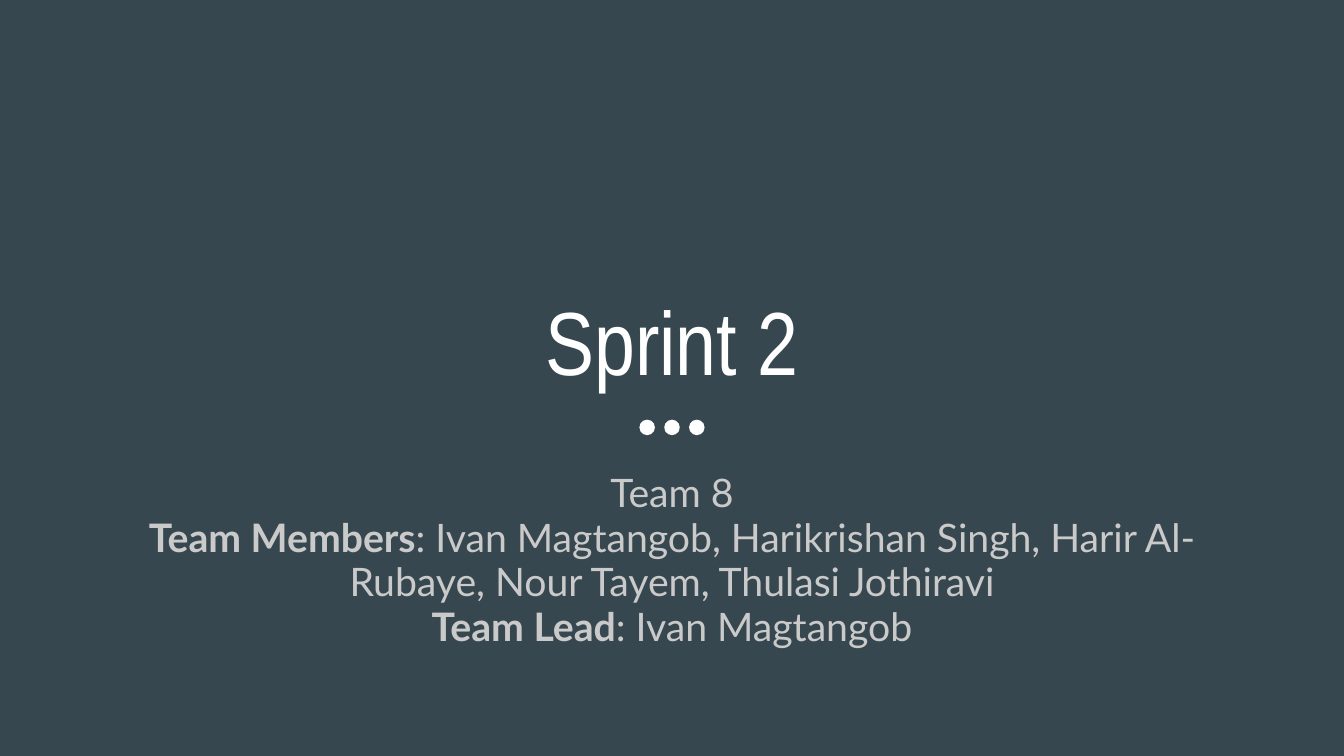
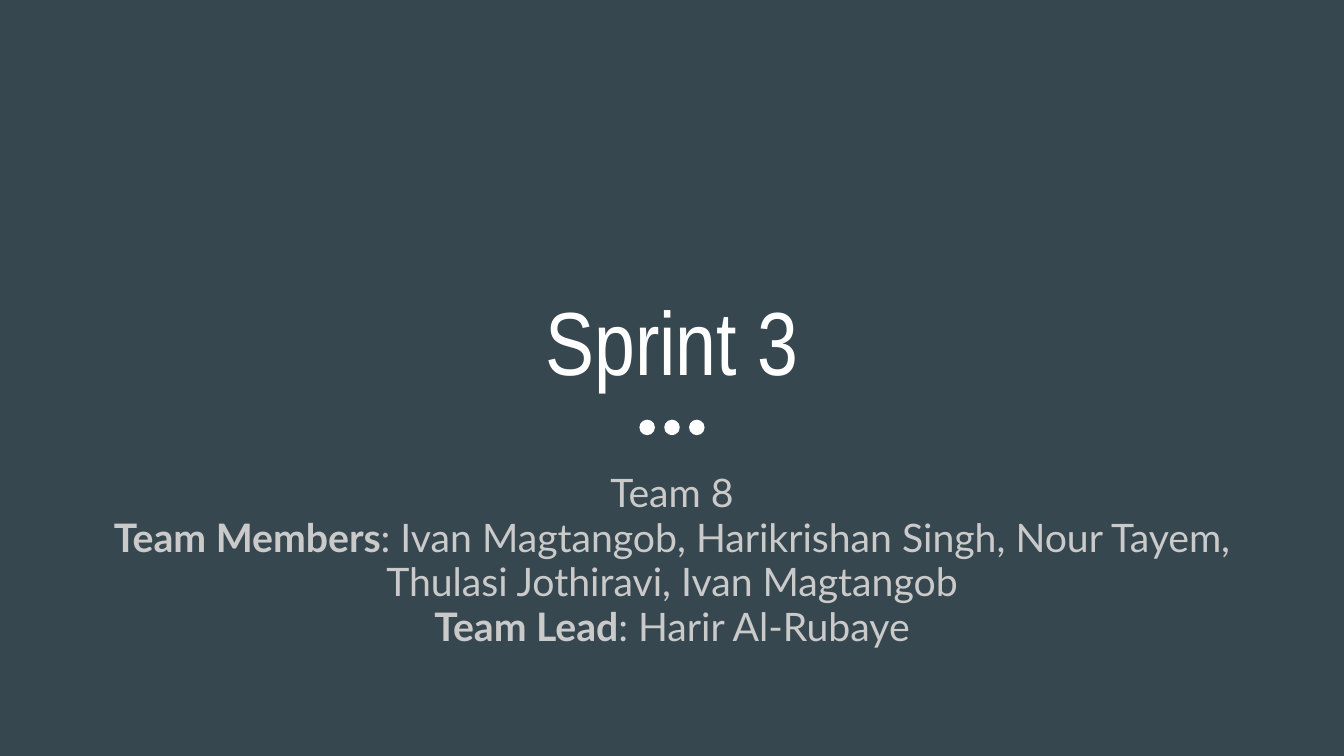
Before and after one commit to rehan-code/Game-Library-Web-App, a slide deck: slide 1 of CIS4250_Retrospective.pptx. Drawn at 1344x756 pixels with LibreOffice and Linux fonts; fonts in the diff are those of the drawing. Boxes give left, top, right and bottom in pixels: in the first picture for what was removed or moved away, otherwise in the second. Text is boxed around its words. In the diff, an @@ line names an element or a change of style, - is before the commit and + after.

```diff
--- a/CIS4250_Retrospective.pptx
+++ b/CIS4250_Retrospective.pptx
@@ title at [545, 310, 799, 391]: text changed @@
-Sprint 2
+Sprint 3
@@ subtitle at [114, 523, 1230, 648]: text changed @@
-Team Members: Ivan Magtangob, Harikrishan Singh, Harir Al-Rubaye, Nour Tayem, Thulasi Jothiravi
-Team Lead: Ivan Magtangob
+Team Members: Ivan Magtangob, Harikrishan Singh, Nour Tayem, Thulasi Jothiravi, Ivan Magtangob
+Team Lead: Harir Al-Rubaye
```
Also in this commit, not shown: 10 other slides changed, 1 slide added, 1 slide removed.
